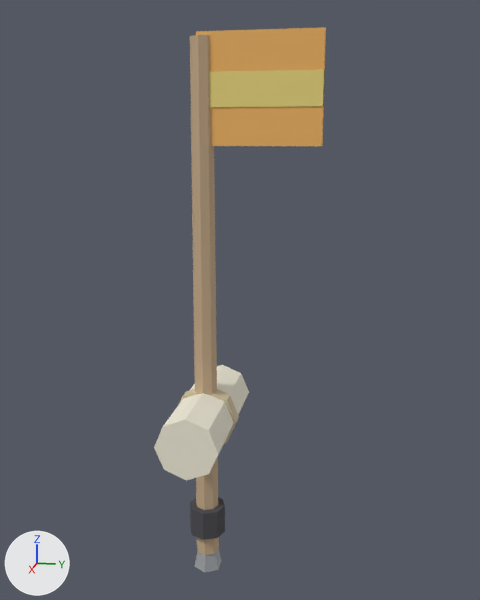
An edit to the Blender file assets/tools/src/ramp_plan.blend, drawn before and after from the same camera.
The view is the same before and after, from a camera (50 mm lens) standing at (0.808, 0.208, 0.526) and looking at (-0.007, 0.045, 0.322). Arrows for +X, +Y and +Z are at lower left; the lights stay in place. The picture after the commit comes second.

The first picture shows 'Body_Orange', 'Body_Paper', 'Body_Rubber', 'Body_Wood', 'Body_Yellow' and 2 more.
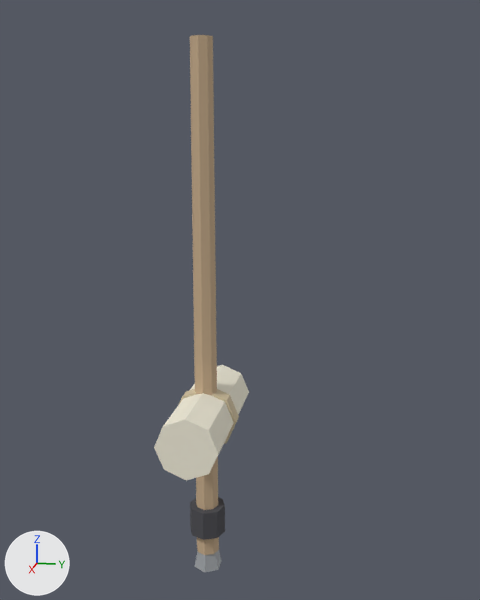
What differs and where, as boxes (x1, y1, x2, y2) in the pictures (480 x 600 px):
'Body_Orange', deleted (orange): before (196, 27, 326, 146)
'Body_Yellow', deleted (yellow): before (209, 70, 325, 107)

The change, as a diff of the scene's bpy script:
```diff
--- a/assets/tools/src/ramp_plan.blend.py
+++ b/assets/tools/src/ramp_plan.blend.py
@@ ob_body_orange @@
-ob_body_orange = bpy.data.objects.new('Body_Orange', me_body_orange)
-ob_body_orange.parent = ob_qd_ramp_plan
-ob_body_orange.location = (0.0, 0.0, 0.0)
@@ ob_body_yellow @@
-ob_body_yellow = bpy.data.objects.new('Body_Yellow', me_body_yellow)
-ob_body_yellow.parent = ob_qd_ramp_plan
-ob_body_yellow.location = (0.0, 0.0, 0.0)
```
